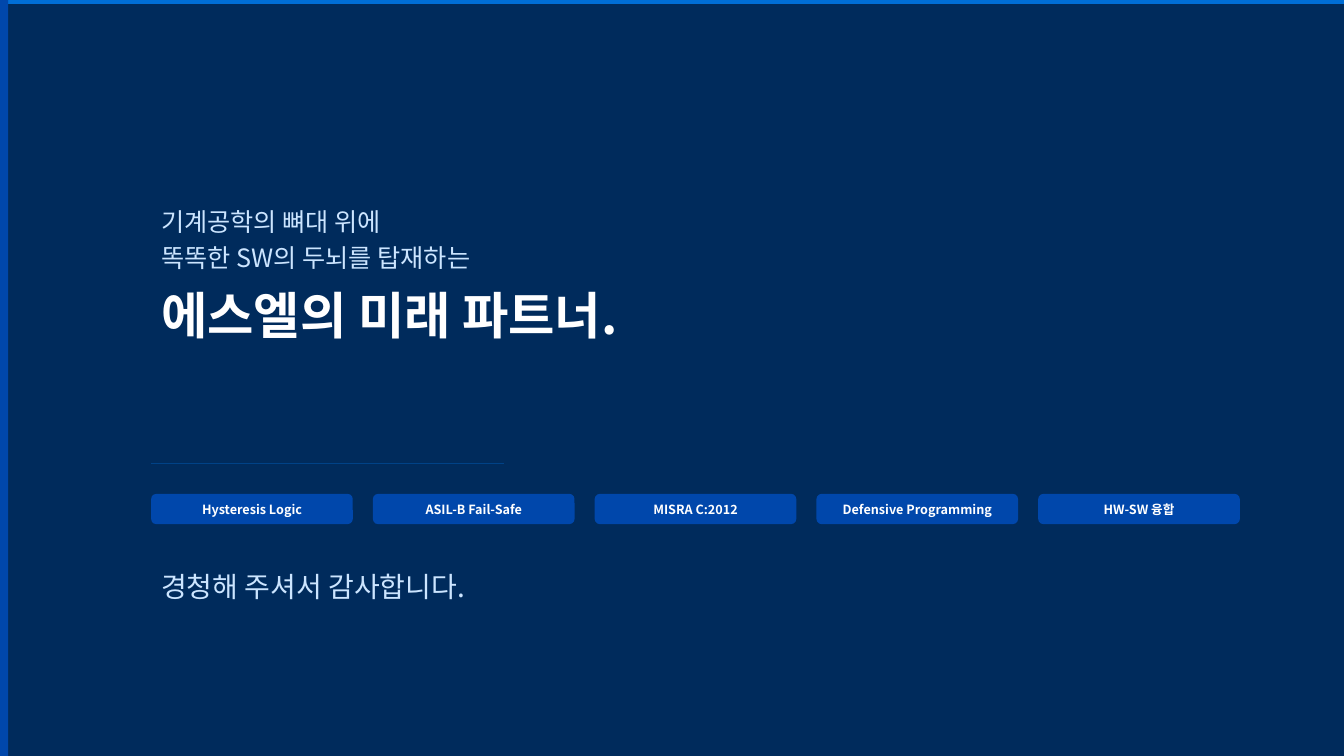
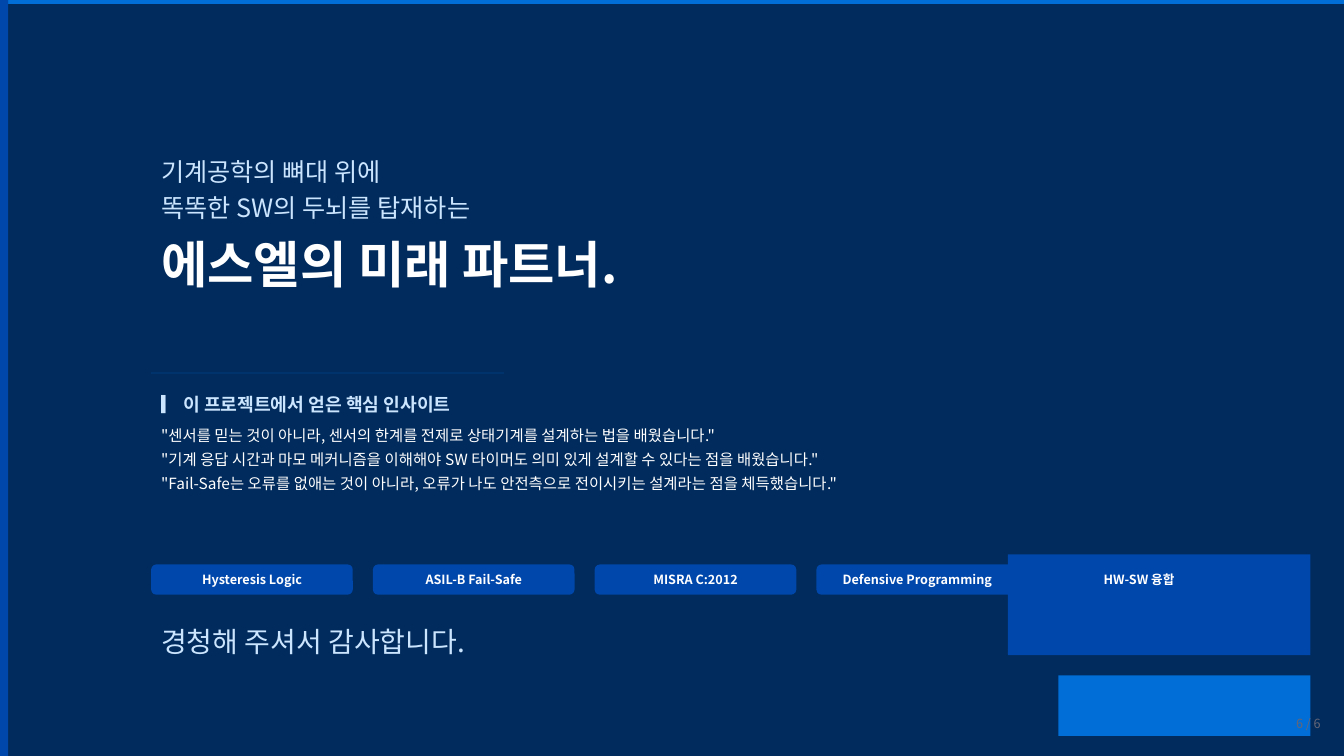
Before and after one commit to MBP-T05/MBP-T05-ChildLock, a slide deck: slide 6 of docs/SL_온라인PT_발표자료.pptx. Drawn at 1344x756 pixels with LibreOffice and Linux fonts; fonts in the diff are those of the drawing. Boxes give left, top, right and bottom in pixels: in the first picture for what was removed or moved away, otherwise in the second. Text is boxed around its words. In the diff, an @@ line names an element or a change of style, - is before the commit and + after.

```diff
--- a/docs/SL_온라인PT_발표자료.pptx
+++ b/docs/SL_온라인PT_발표자료.pptx
@@ text "기계공학의 뼈대 위에": place and size @@
-text "기계공학의 뼈대 위에" at [161, 210, 617, 339]
+text "기계공학의 뼈대 위에" at [161, 160, 617, 288]
@@ text at [161, 240, 617, 288]: less space between paragraphs @@
@@ rectangle: place and size @@
-rectangle at [151, 464, 504, 464]
+rectangle at [151, 373, 504, 373]
@@ text added at [161, 395, 837, 492], 11 pt, text #FFFFFF @@
+▎ 이 프로젝트에서 얻은 핵심 인사이트
+"센서를 믿는 것이 아니라, 센서의 한계를 전제로 상태기계를 설계하는 법을 배웠습니다."
+"기계 응답 시간과 마모 메커니즘을 이해해야 SW 타이머도 의미 있게 설계할 수 있다는 점을 배웠습니다."
+"Fail-Safe는 오류를 없애는 것이 아니라, 오류가 나도 안전측으로 전이시키는 설계라는 점을 체득했습니다."
@@ rectangle added at [1008, 555, 1311, 655], fill #0047AB @@
@@ 4 rounded rectangles, 1 text: place and size @@
-4 rounded rectangles, 1 text at [151, 494, 1240, 524]
+4 rounded rectangles, 1 text at [151, 565, 1174, 595]
@@ text "경청해 주셔서 감사합니다.": place and size @@
-text "경청해 주셔서 감사합니다." at [161, 573, 465, 600]
+text "경청해 주셔서 감사합니다." at [161, 628, 465, 655]
@@ rectangle added at [1059, 676, 1311, 736], fill #006ED6 @@
@@ text added at [1314, 719, 1321, 728], 9 pt, text #666677 @@
+6 / 6
```
Also in this commit, not shown: 5 other slides changed.
